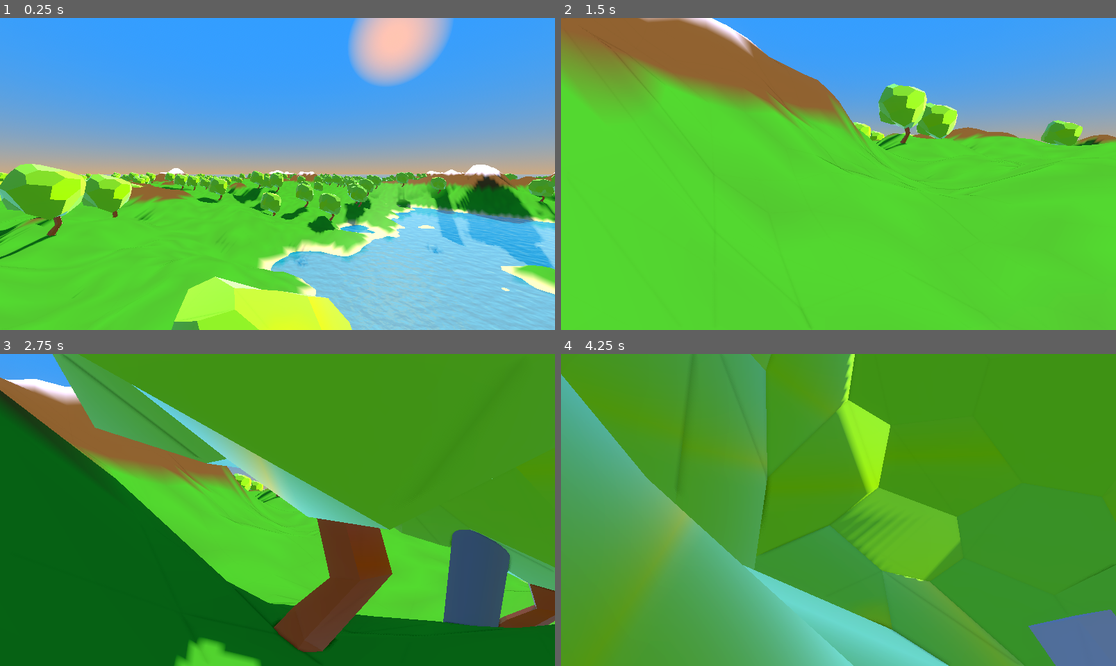
Above: before the commit, frames 1-4 (two rows, left to right).
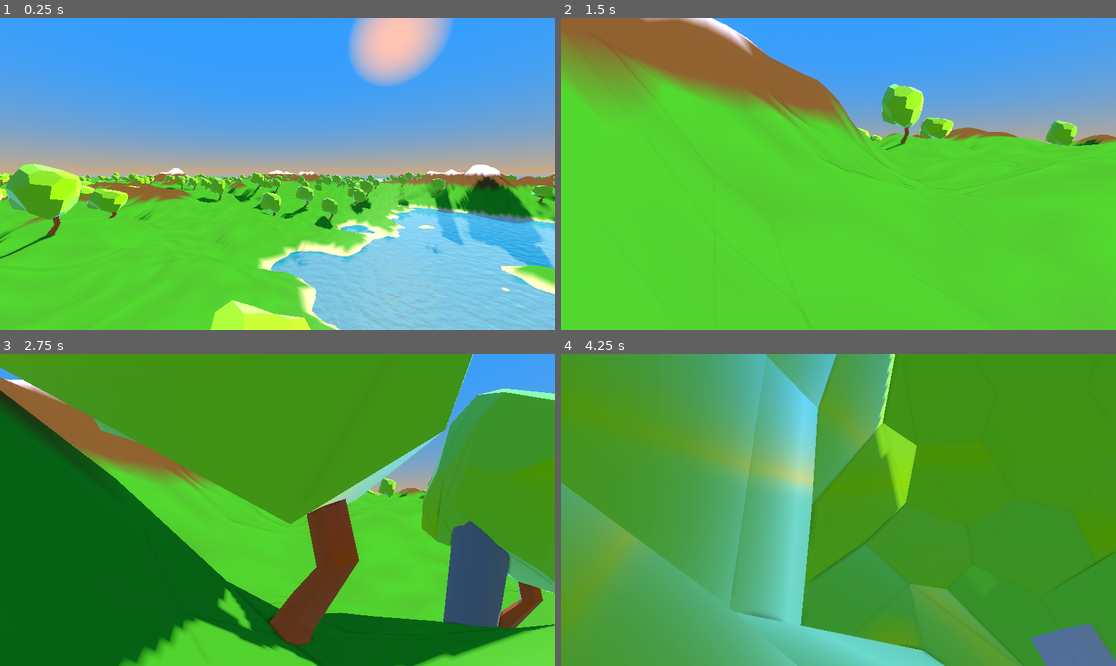
Above: after the commit, the same moments.

Repository: LeonardoLeporati7/Procedural-safari
Game: Godot game, scene res://node_2d.tscn
Same seed, same stepped clock (60 frames per second), same inputs: the game is played once before the commit and once after it.
Inputs (mouse positions are in pixels of both pictures, inside the frame that each line leads up to):
- Up to frame 1 (0.25 s): no input
- Up to frame 2 (1.5 s): tap Enter (ui_accept) at 0.5, 0.77 s; move the mouse to (960, 158) at 0.52 s; hold Right (ui_right) 0.53-1.28 s; hold A (a) 0.53-1.28 s; click (960, 158) at 0.67 s; tap D (d) at 0.8, 1.35 s; move the mouse to (810, 174) at 1.27 s; hold Up (ui_up) from 1.28 s (still down)
- Up to frame 3 (2.75 s): keep holding Up (ui_up); tap Enter (ui_accept) at 1.52, 2 s; tap S (s) at 1.55 s; move the mouse to (288, 503) at 2.02 s; hold S (s) from 2.03 s (still down); tap W (w) at 2.3 s
- Up to frame 4 (4.25 s): keep holding Up (ui_up); move the mouse to (832, 516) at 2.77 s; release S (s) at 2.78 s; tap W (w) at 2.85 s; click (832, 516) at 2.92 s; tap Enter (ui_accept) at 3.02, 3.77 s; tap A (a) at 3.05 s; move the mouse to (877, 513) at 3.52 s; hold A (a) from 3.53 s (still down); tap D (d) at 3.8 s

The runs differ from the first frame. In frame 1, 6.5% of the frame differs, in the area x 0-100%, y 46-100%; in frame 2, 1.1%; in frame 3, 25%; in frame 4, 43%, in the area x 0-100%, y 0-100%.

Commit message:
Randomize instance scale in scatter script
Replace the fixed scale Vector3(8.0, 8.0, 8.0) with per-instance random scales in pistolo/Scripts/scatter.gd. Each instance now uses Vector3(randi_range(5.0, 8), randi_range(5.0, 8), randi_range(5.0, 8)) to introduce size variation and make scattered objects look more organic.

Diff:
--- a/pistolo/Scripts/scatter.gd
+++ b/pistolo/Scripts/scatter.gd
@@ -62,7 +62,7 @@
 
 	for i in placed.size():
 		var t := Transform3D()
-		t = t.scaled(Vector3(8.0, 8.0, 8.0))
+		t = t.scaled(Vector3(randi_range(5.0, 8), randi_range(5.0, 8), randi_range(5.0, 8)))
 		t = t.translated(Vector3(0.0, 5.0, 0.0))
 		t.origin = placed[i] + Vector3(0, 1.5, 0)
 		mm.set_instance_transform(i, t)
